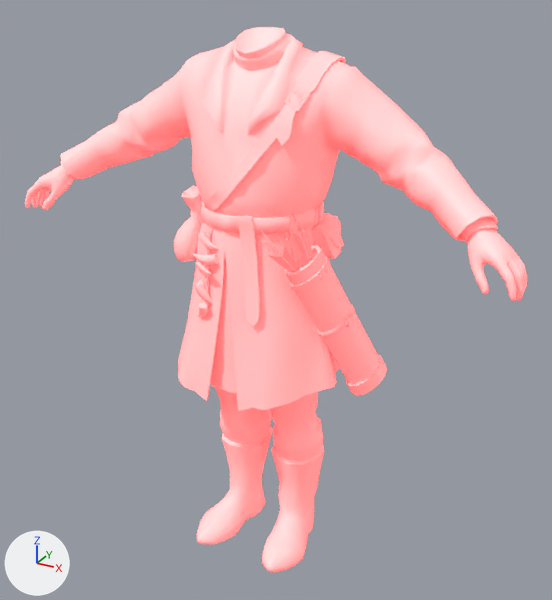
Before and after pictures for a commit that changed the FBX model units/archer/emp_archer_body_01.fbx.
Camera for both pictures: a 50 mm lens placed at (1.012, -1.752, 1.701), pointed at (0.026, 0.041, 0.805). Lighting does not change. The marker at lower left points along +X, +Y and +Z.

The scene before the commit, as lines of its bpy script (objects in view):
```python
ob_emp_archer_body_01 = bpy.data.objects.new('emp_archer_body_01', me_emp_archer_body_01)
ob_emp_archer_body_01.location = (0.0, 0.0, 0.0)
ob_emp_archer_body_01.rotation_euler = (1.571, 0.0, 0.0)  # degrees (90, 0, 0)
ob_emp_archer_body_01.scale = (0.0254, 0.0254, 0.0254)
ob_emp_archer_body_01_001 = bpy.data.objects.new('emp_archer_body_01.001', me_emp_archer_body_01_001)
ob_emp_archer_body_01_001.location = (0.0, 0.0, 0.0)
ob_emp_archer_body_01_001.rotation_euler = (1.571, 0.0, 0.0)  # degrees (90, 0, 0)
ob_emp_archer_body_01_001.scale = (0.0254, 0.0254, 0.0254)
ob_emp_huntsman_quiver_01 = bpy.data.objects.new('emp_huntsman_quiver_01', me_emp_huntsman_quiver_01)
ob_emp_huntsman_quiver_01.location = (0.0, 0.0, 0.0)
ob_emp_huntsman_quiver_01.rotation_euler = (1.571, 0.0, 0.0)  # degrees (90, 0, 0)
ob_emp_huntsman_quiver_01.scale = (0.0254, 0.0254, 0.0254)
ob_emp_huntsman_quiver_01_001 = bpy.data.objects.new('emp_huntsman_quiver_01.001', me_emp_huntsman_quiver_01_001)
ob_emp_huntsman_quiver_01_001.location = (0.0, 0.0, 0.0)
ob_emp_huntsman_quiver_01_001.rotation_euler = (1.571, 0.0, 0.0)  # degrees (90, 0, 0)
ob_emp_huntsman_quiver_01_001.scale = (0.0254, 0.0254, 0.0254)
```
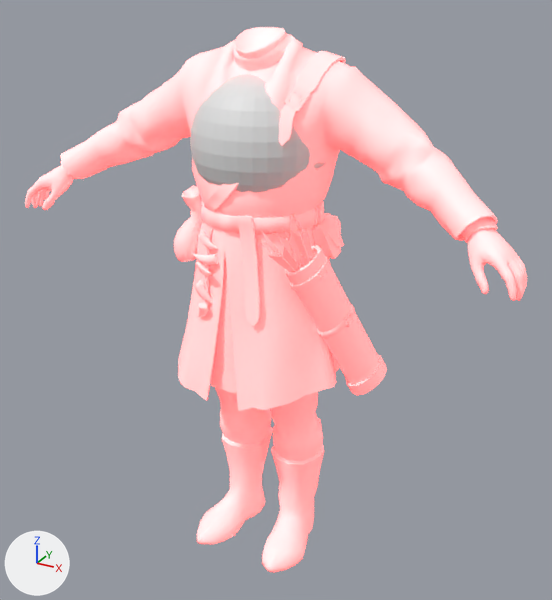
The change, as a diff of the scene's bpy script:
```diff
--- a/units/archer/emp_archer_body_01.fbx.py
+++ b/units/archer/emp_archer_body_01.fbx.py
@@ mat_emp_huntsman_quiver_01_mat @@
 mat_emp_huntsman_quiver_01_mat = principled_material('emp_huntsman_quiver_01_mat')
-mat_emp_huntsman_quiver_01_mat.base_color = (0.8, 0.8, 0.8)  # white #e7e7e7
+mat_emp_huntsman_quiver_01_mat.base_color = (1.0, 1.0, 1.0)  # white #ffffff
 mat_emp_huntsman_quiver_01_mat.emission_color = (1.0, 0.0, 0.0)  # red #ff0000
@@ mat_emp_archer_body_01_mat @@
 mat_emp_archer_body_01_mat = principled_material('emp_archer_body_01_mat')
-mat_emp_archer_body_01_mat.base_color = (0.8, 0.8, 0.8)  # white #e7e7e7
+mat_emp_archer_body_01_mat.base_color = (1.0, 1.0, 1.0)  # white #ffffff
 mat_emp_archer_body_01_mat.emission_color = (1.0, 0.0, 0.0)  # red #ff0000
@@ mat_emp_archer_body_01_mat_001 @@
 mat_emp_archer_body_01_mat_001 = principled_material('emp_archer_body_01_mat.001')
-mat_emp_archer_body_01_mat_001.base_color = (0.8, 0.8, 0.8)  # white #e7e7e7
+mat_emp_archer_body_01_mat_001.base_color = (1.0, 1.0, 1.0)  # white #ffffff
 mat_emp_archer_body_01_mat_001.emission_color = (1.0, 0.0, 0.0)  # red #ff0000
@@ mat_emp_huntsman_quiver_01_mat_001 @@
 mat_emp_huntsman_quiver_01_mat_001 = principled_material('emp_huntsman_quiver_01_mat.001')
-mat_emp_huntsman_quiver_01_mat_001.base_color = (0.8, 0.8, 0.8)  # white #e7e7e7
+mat_emp_huntsman_quiver_01_mat_001.base_color = (1.0, 1.0, 1.0)  # white #ffffff
 mat_emp_huntsman_quiver_01_mat_001.emission_color = (1.0, 0.0, 0.0)  # red #ff0000
@@ me_c_head @@
+me_c_head.from_pydata(...)  # a UV sphere (32 segments, 16 rings, poles along z) spanning x -1.0..1.0, y -1.0..1.0, z -1.0..1.0
@@ ob_emp_huntsman_quiver_01 @@
-ob_emp_huntsman_quiver_01 = bpy.data.objects.new('emp_huntsman_quiver_01', me_emp_huntsman_quiver_01)
+ob_emp_huntsman_quiver_01 = bpy.data.objects.new('emp_huntsman_quiver_01', me_emp_huntsman_quiver_01_001)
 ob_emp_huntsman_quiver_01.location = (0.0, 0.0, 0.0)
@@ ob_emp_archer_body_01 @@
-ob_emp_archer_body_01 = bpy.data.objects.new('emp_archer_body_01', me_emp_archer_body_01)
+ob_emp_archer_body_01 = bpy.data.objects.new('emp_archer_body_01', me_emp_archer_body_01_001)
 ob_emp_archer_body_01.location = (0.0, 0.0, 0.0)
@@ ob_emp_archer_body_01_001 @@
-ob_emp_archer_body_01_001 = bpy.data.objects.new('emp_archer_body_01.001', me_emp_archer_body_01_001)
+ob_emp_archer_body_01_001 = bpy.data.objects.new('emp_archer_body_01.001', me_emp_archer_body_01)
 ob_emp_archer_body_01_001.location = (0.0, 0.0, 0.0)
@@ ob_emp_huntsman_quiver_01_001 @@
-ob_emp_huntsman_quiver_01_001 = bpy.data.objects.new('emp_huntsman_quiver_01.001', me_emp_huntsman_quiver_01_001)
+ob_emp_huntsman_quiver_01_001 = bpy.data.objects.new('emp_huntsman_quiver_01.001', me_emp_huntsman_quiver_01)
 ob_emp_huntsman_quiver_01_001.location = (0.0, 0.0, 0.0)
@@ ob_c_head @@
+ob_c_head = bpy.data.objects.new('c_head', me_c_head)
+ob_c_head.location = (0.001, 0.01, 1.27)
+ob_c_head.scale = (-0.19, -0.19, -0.19)
```

Pixel boxes (x1, y1, x2, y2) of what changed, in the pictures (552 x 600 px):
'emp_archer_body_01', recoloured: (25, 27, 527, 573) in both
'emp_archer_body_01.001', recoloured: (25, 27, 527, 573) in both
'c_head', added: after (190, 74, 325, 193)
'emp_huntsman_quiver_01.001', recoloured: (260, 206, 387, 395) in both
'emp_huntsman_quiver_01', recoloured: (260, 206, 387, 395) in both
